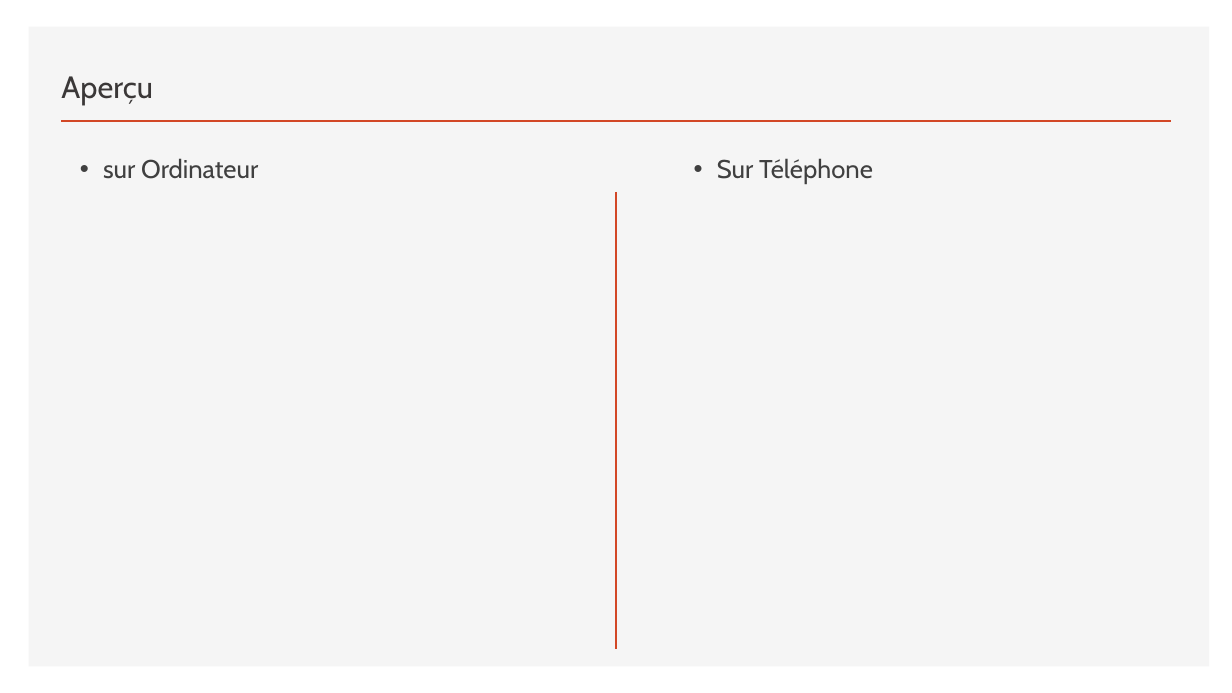
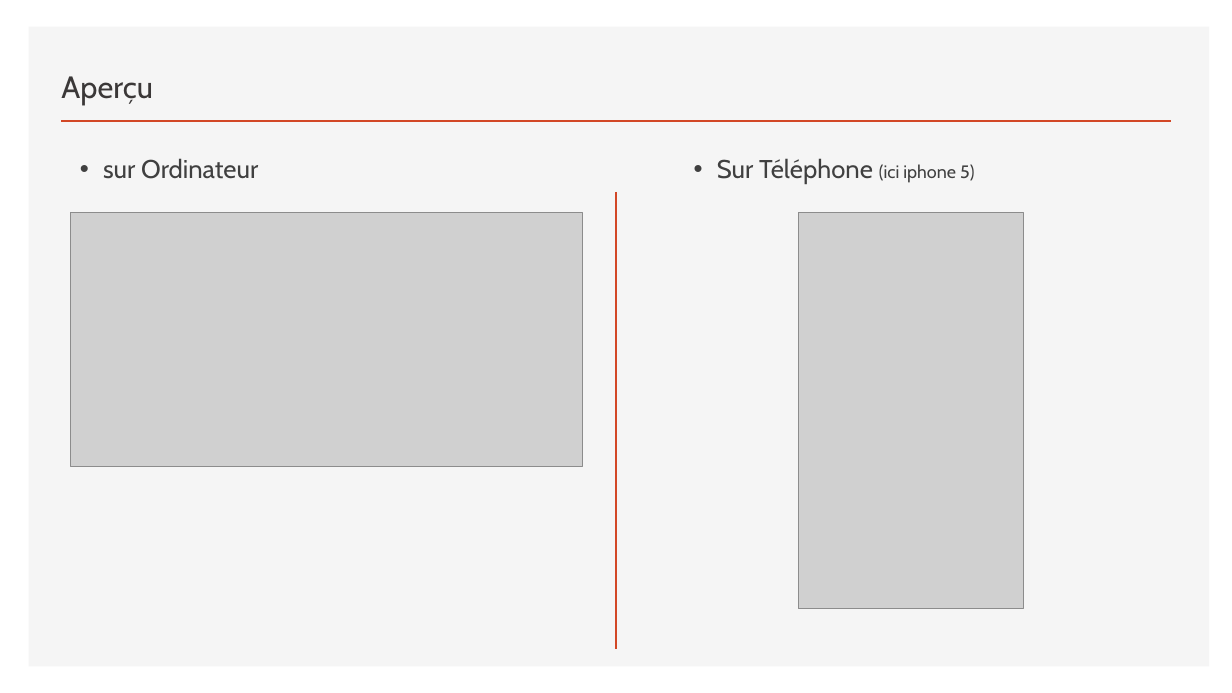
Before and after one commit to IAmFrench/slot-machine-in-javascript-2017, a slide deck: slide 2 of presentation/Slot Machine.pptx. Drawn at 1232x693 pixels with LibreOffice and Linux fonts; fonts in the diff are those of the drawing; grey boxes stand for pictures. Boxes give left, top, right and bottom in pixels: in the first picture for what was removed or moved away, otherwise in the second. Text is boxed around its words. In the diff, an @@ line names an element or a change of style, - is before the commit and + after.

Commit message:
ptt 2

```diff
--- a/presentation/Slot Machine.pptx
+++ b/presentation/Slot Machine.pptx
@@ text at (717,158,974,184): text changed @@
-• Sur Téléphone
+• Sur Téléphone (ici iphone 5)
@@ picture added at (71,213,583,467) @@
@@ picture added at (799,213,1024,609) @@
```
Also in this commit, not shown: 1 slide added.
